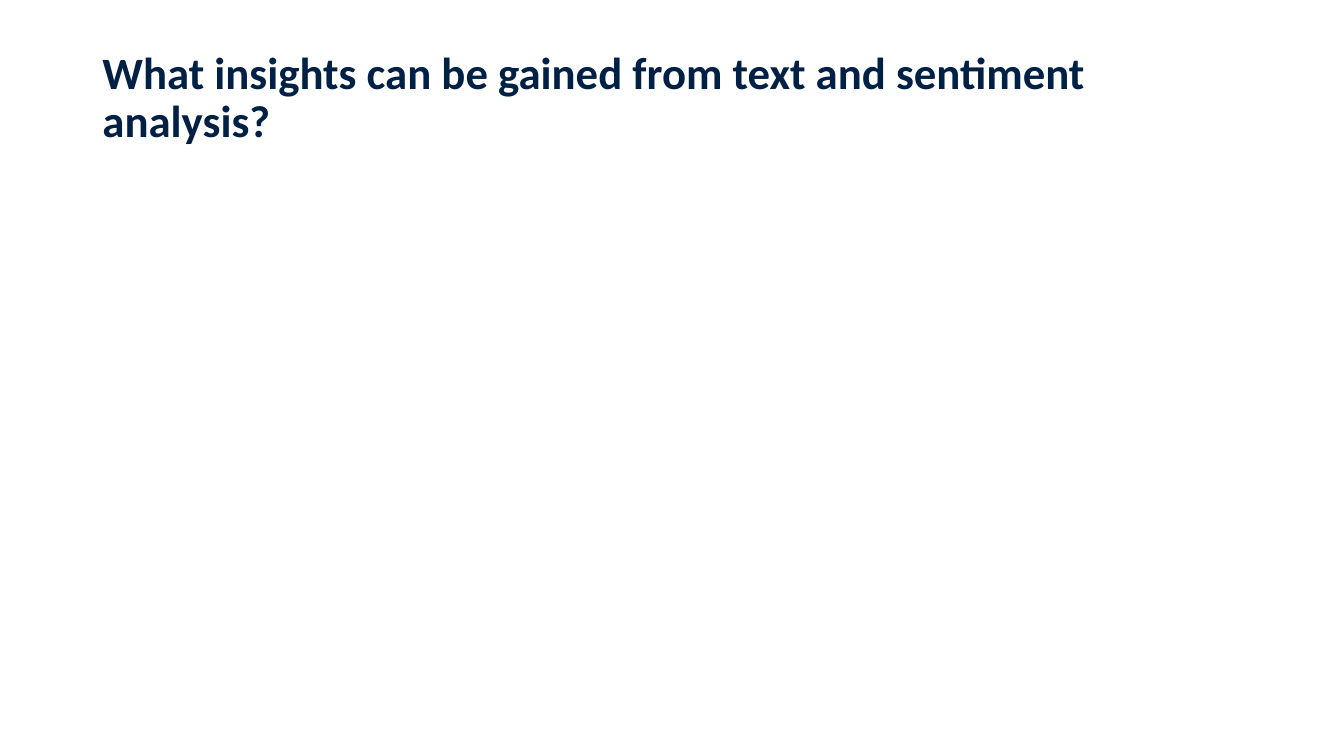
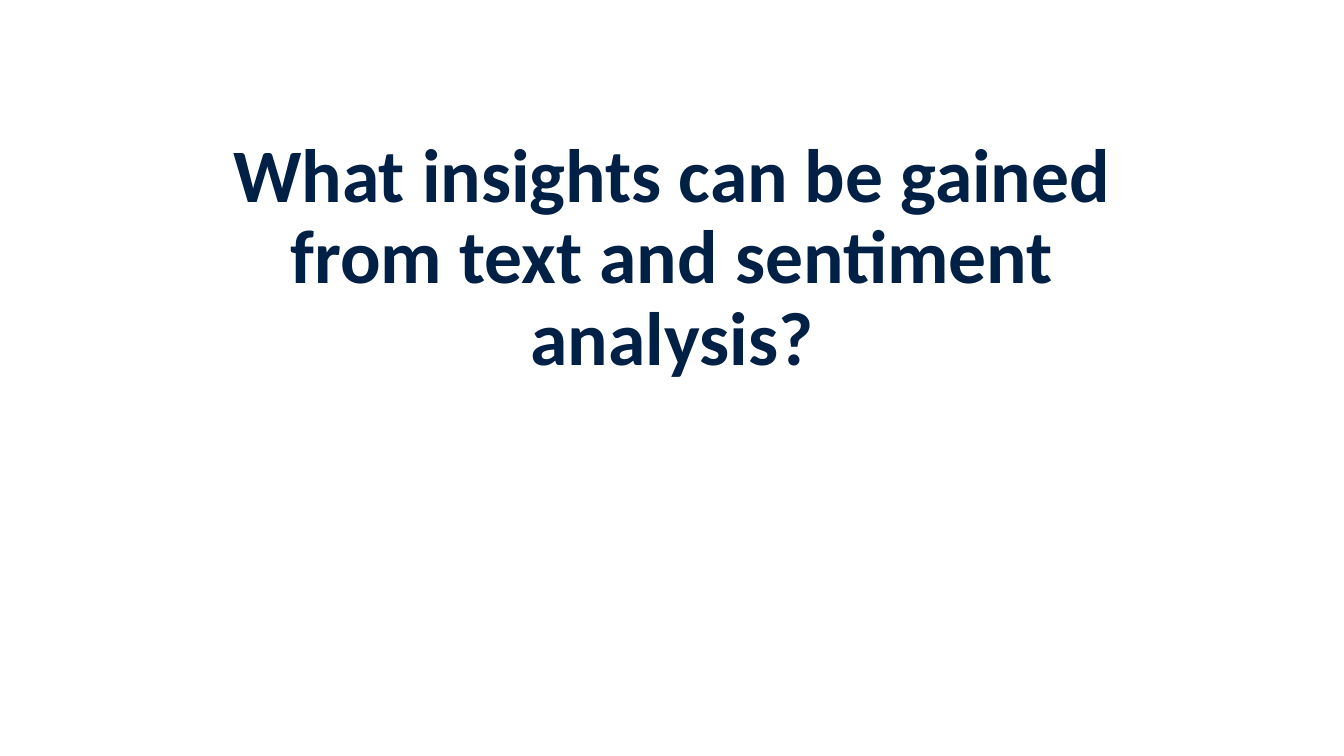
Before and after one commit to jennschilling/sentiment-analysis-in-R, a slide deck: slide 21 of slides/Sentiment Analysis in R.pptx (slide 16 before the commit). Drawn at 1344x756 pixels with LibreOffice and Linux fonts; fonts in the diff are those of the drawing; background and template pictures are left out. Boxes give left, top, right and bottom in pixels: in the first picture for what was removed or moved away, otherwise in the second. Text is boxed around its words. In the diff, an @@ line names an element or a change of style, - is before the commit and + after.

```diff
--- a/slides/Sentiment Analysis in R.pptx
+++ b/slides/Sentiment Analysis in R.pptx
@@ title "What insights can be gained ...": place and size @@
-title "What insights can be gained ..." at [102,57,1084,144]
+title "What insights can be gained ..." at [233,149,1110,377]
@@ title "What insights can be gained ..." at [233,149,1110,377]: size 32 to 54 pt; alignment left to centre; vertical alignment top to bottom @@
```
Also in this commit, not shown: 6 other slides changed, 8 slides added, 3 slides removed.
